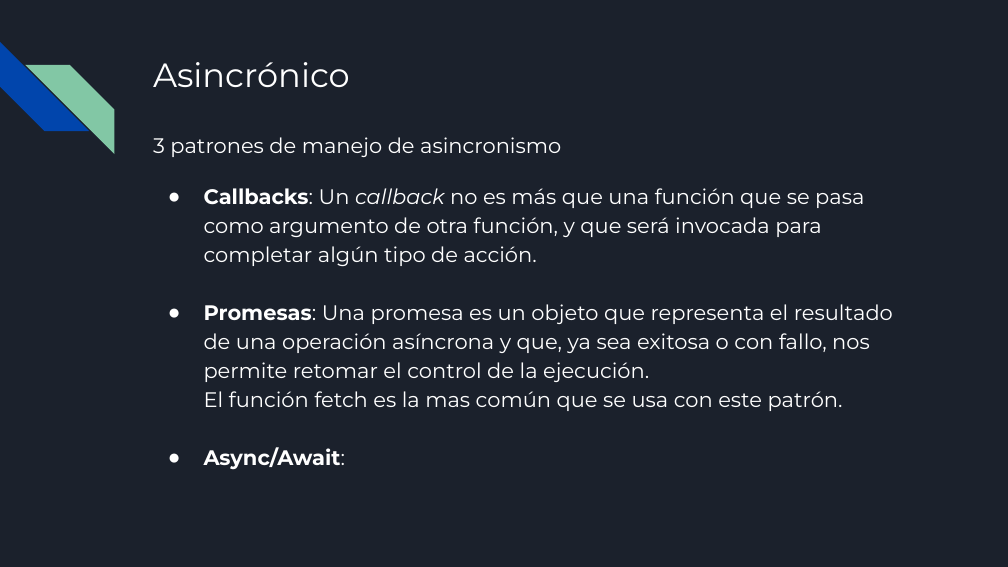
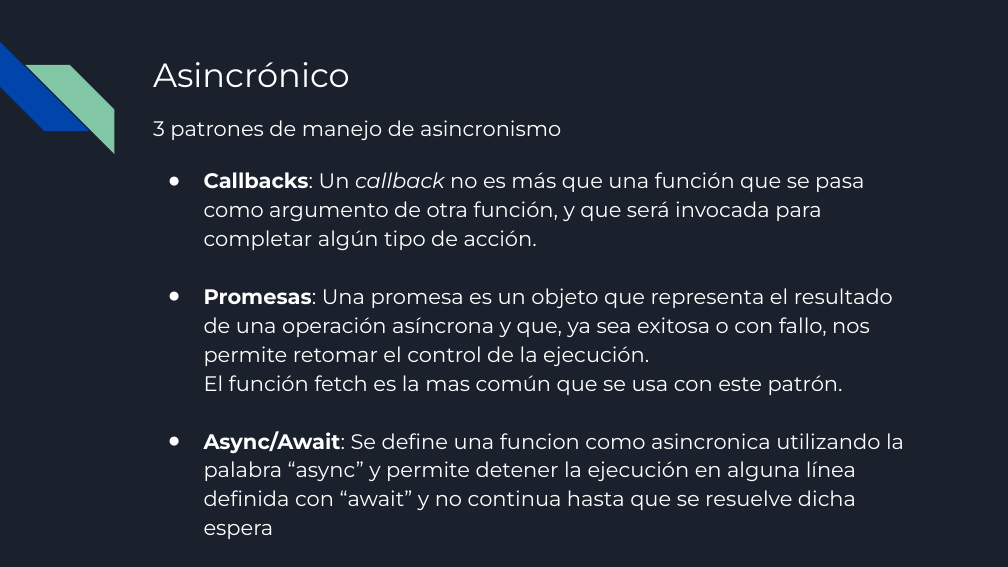
Before and after one commit to fmociulsky/syncAsync, a slide deck: slide 4 of Sincronismo Vs Asincronismo.pptx. Drawn at 1008x567 pixels with LibreOffice and Linux fonts; fonts in the diff are those of the drawing. Boxes give left, top, right and bottom in pixels: in the first picture for what was removed or moved away, otherwise in the second. Text is boxed around its words. In the diff, an @@ line names an element or a change of style, - is before the commit and + after.

Commit message:
update ppt

```diff
--- a/Sincronismo Vs Asincronismo.pptx
+++ b/Sincronismo Vs Asincronismo.pptx
@@ text "3 patrones de manejo de ...": place and size @@
-text "3 patrones de manejo de ..." at [153,137,893,470]
+text "3 patrones de manejo de ..." at [153,120,904,539]
@@ text at [204,431,904,539]: text changed; bold off @@
-● Async/Await:
+● Async/Await: Se define una funcion como asincronica utilizando la palabra “async” y permite detener la ejecución en alguna línea definida con “await” y no continua hasta que se resuelve dicha espera
```
Also in this commit, not shown: 3 other slides changed.
